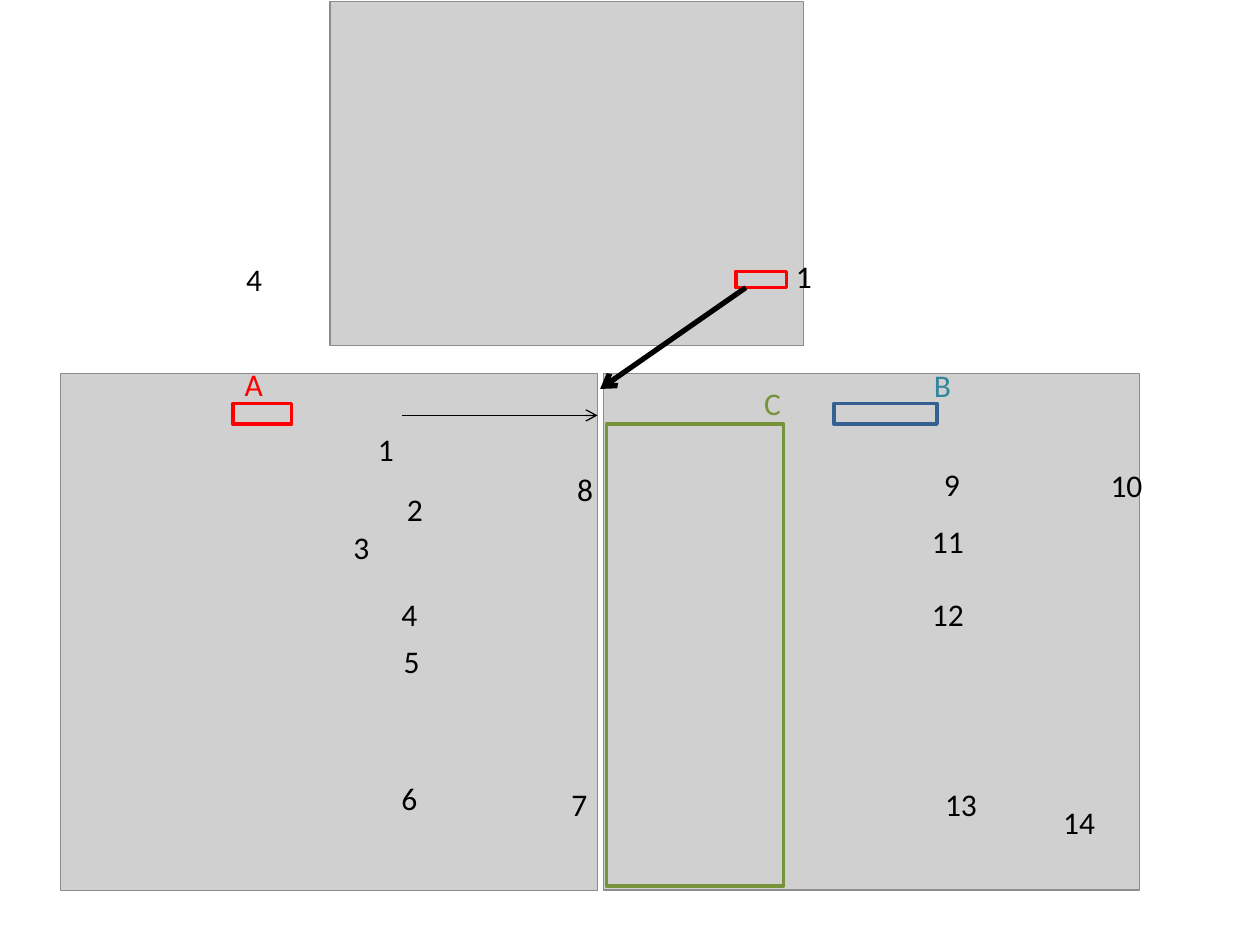
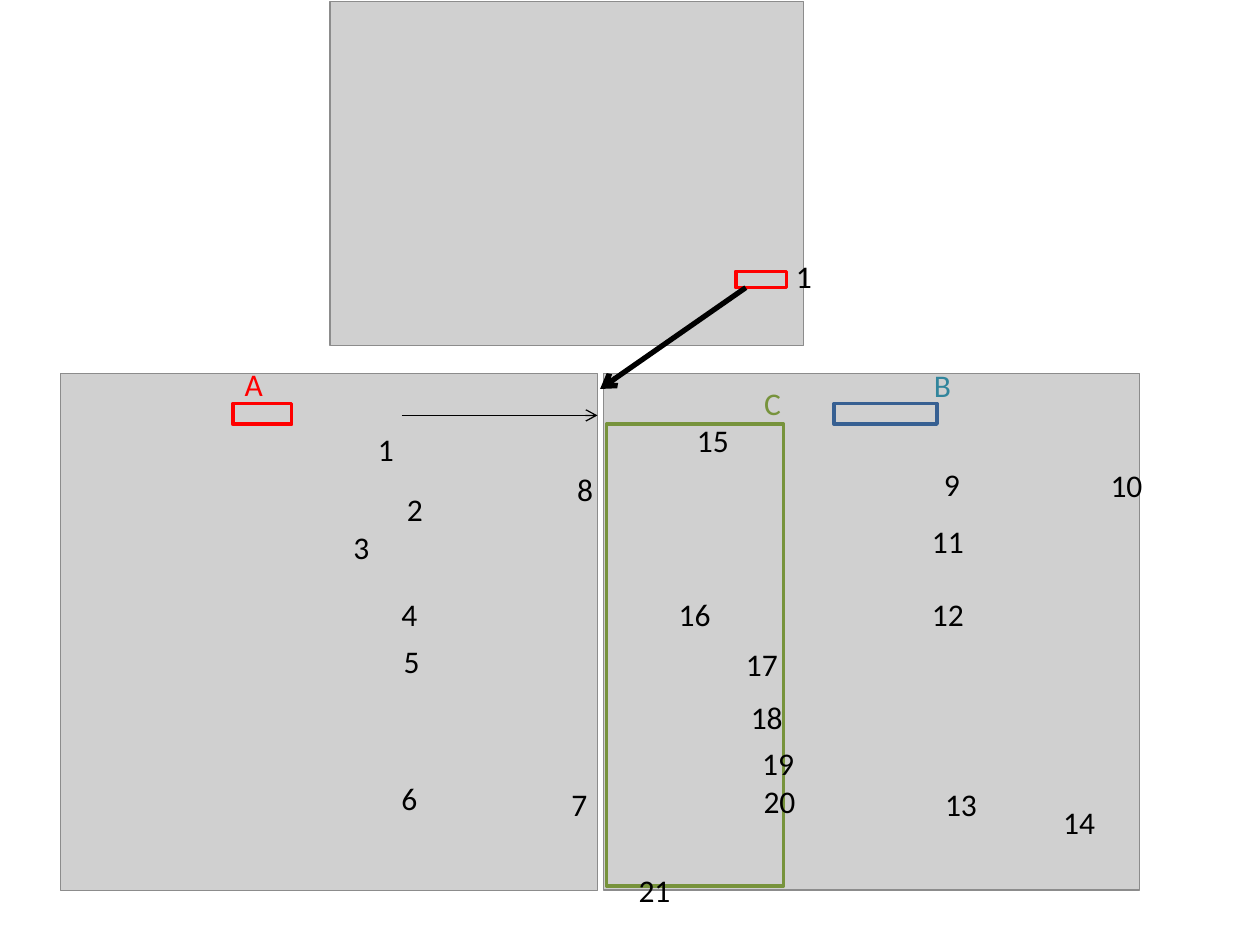
Before and after one commit to DePrettoM/EEGpal, a slide deck: slide 18 of Manuels/picture_EEGpal_manuals.pptx. Drawn at 1260x945 pixels with LibreOffice and Linux fonts; fonts in the diff are those of the drawing; grey boxes stand for pictures. Boxes give left, top, right and bottom in pixels: in the first picture for what was removed or moved away, otherwise in the second. Text is boxed around its words. In the diff, an @@ line names an element or a change of style, - is before the commit and + after.

```diff
--- a/Manuels/picture_EEGpal_manuals.pptx
+++ b/Manuels/picture_EEGpal_manuals.pptx
@@ text removed at [246, 270, 262, 291] @@
-4
@@ text added at [697, 425, 729, 452], 18 pt, text #000000 @@
+15
@@ text added at [679, 604, 711, 627], 18 pt, text #000000 @@
+16
@@ text added at [746, 655, 778, 676], 18 pt, text #000000 @@
+17
@@ text added at [751, 702, 783, 736], 18 pt, text #000000 @@
+18
@@ text added at [762, 748, 794, 782], 18 pt, text #000000 @@
+19
@@ text added at [764, 787, 796, 821], 18 pt, text #000000 @@
+20
@@ text added at [639, 881, 671, 909], 18 pt, text #000000 @@
+21
```
Also in this commit, not shown: 1 slide added, 3 other files.
